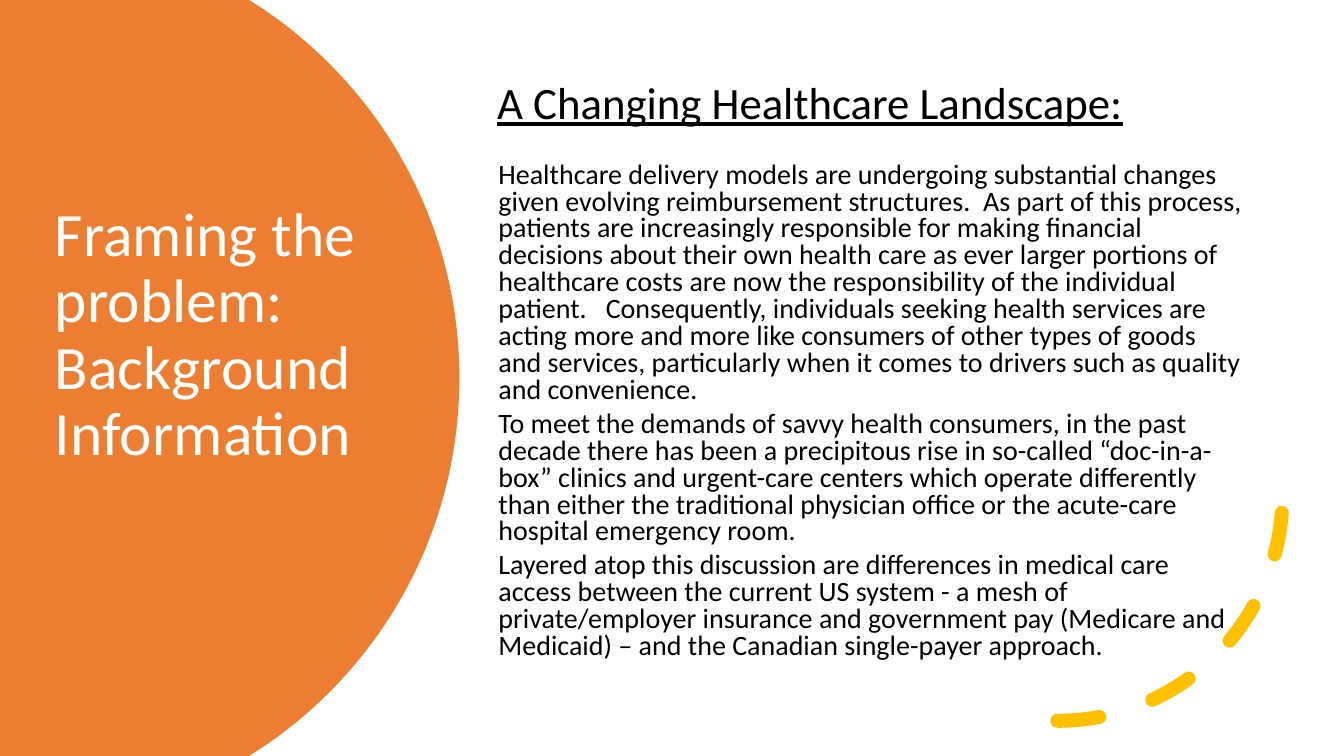
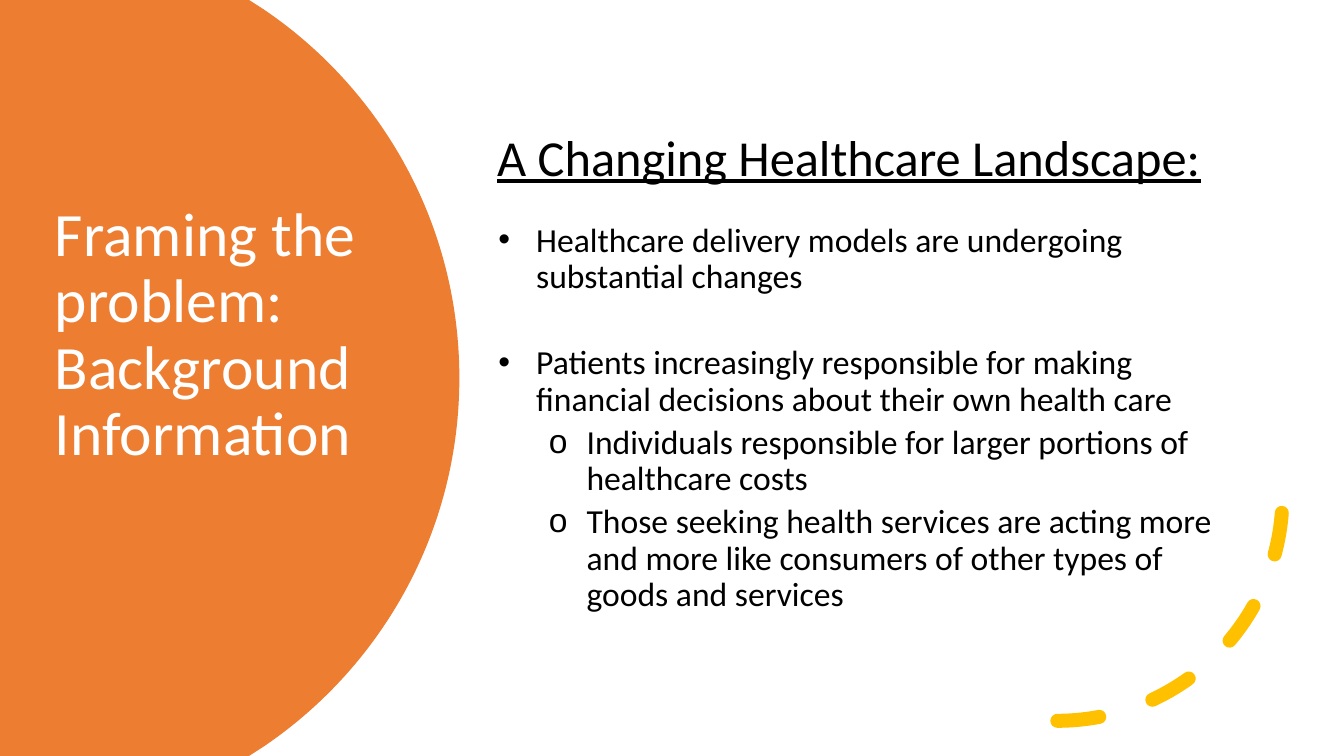
Before and after one commit to nmeljefe/Coursera_IBM_DataScience, a slide deck: slide 3 of IBM_DataScience_Capstone.pptx (slide 2 before the commit). Drawn at 1344x756 pixels with LibreOffice and Linux fonts; fonts in the diff are those of the drawing. Boxes give left, top, right and bottom in pixels: in the first picture for what was removed or moved away, otherwise in the second. Text is boxed around its words. In the diff, an @@ line names an element or a change of style, - is before the commit and + after.

```diff
--- a/IBM_DataScience_Capstone.pptx
+++ b/IBM_DataScience_Capstone.pptx
@@ text at bbox=[497, 141, 1200, 185]: size 32 to 36 pt in "A Changing Healthcare Landscape:"; line spacing 0.8 to 0.9 @@
@@ text at bbox=[536, 228, 1212, 612]: text changed; size 20 to 24 pt @@
-  Healthcare delivery models are undergoing substantial changes given evolving reimbursement structures. As part of this process, patients are increasingly responsible for making financial decisions about their own health care as ever larger portions of healthcare costs are now the responsibility of the individual patient. Consequently, individuals seeking health services are acting more and more like consumers of other types of goods and services, particularly when it comes to drivers such as quality and convenience.
-  To meet the demands of savvy health consumers, in the past decade there has been a precipitous rise in so-called “doc-in-a-box” clinics and urgent-care centers which operate differently than either the traditional physician office or the acute-care hospital emergency room.
-  Layered atop this discussion are differences in medical care access between the current US system - a mesh of private/employer insurance and government pay (Medicare and Medicaid) – and the Canadian single-payer approach.
+  • Healthcare delivery models are undergoing substantial changes
+  • Patients increasingly responsible for making financial decisions about their own health care
+    o Individuals responsible for larger portions of healthcare costs
+    o Those seeking health services are acting more and more like consumers of other types of goods and services
```
Also in this commit, not shown: 2 other slides changed, 12 slides added, 1 slide removed, 1 other file.
